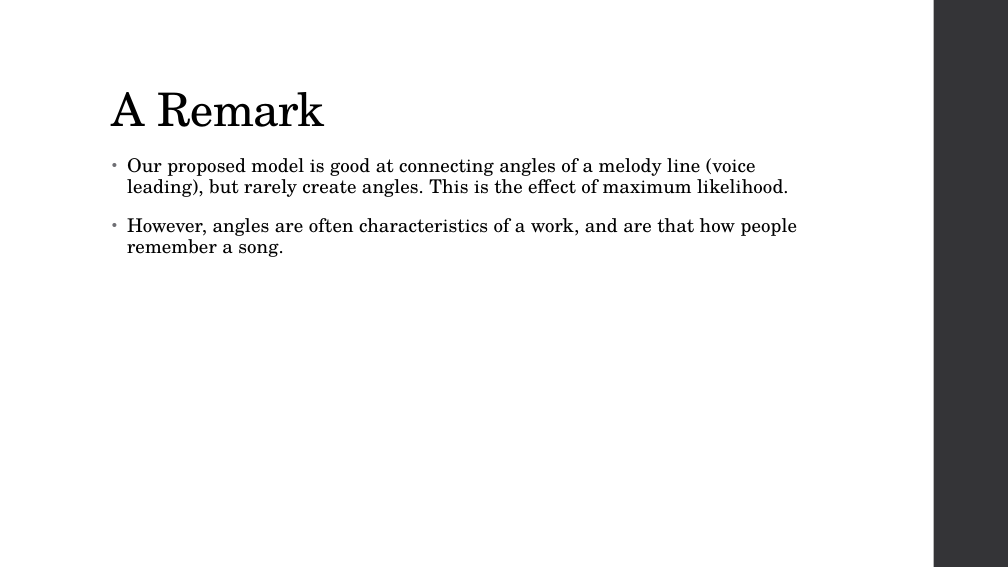
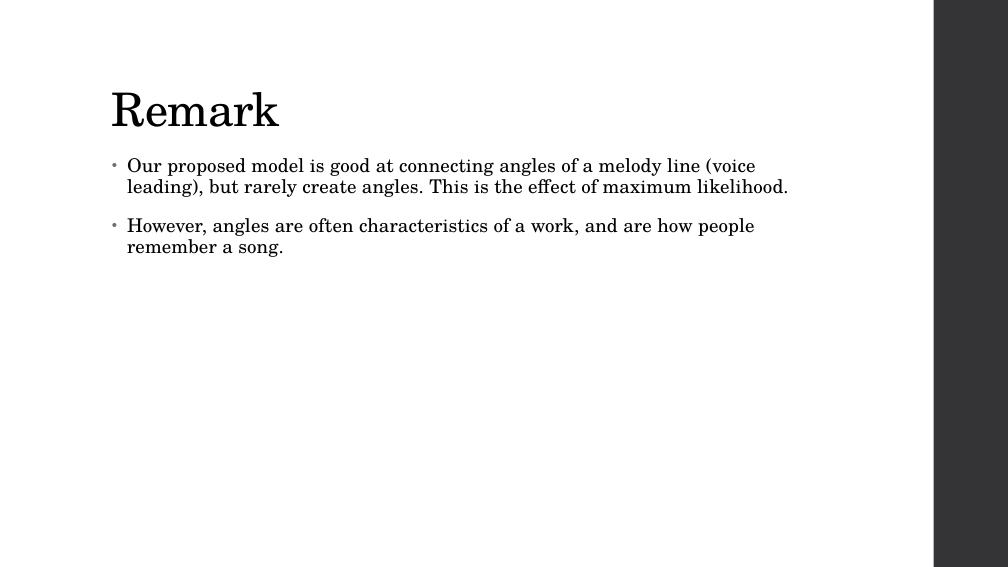
Before and after one commit to Rajon010/MD2016_Final, a slide deck: slide 10 of presentation.pptx. Drawn at 1008x567 pixels with LibreOffice and Linux fonts; fonts in the diff are those of the drawing. Boxes give left, top, right and bottom in pixels: in the first picture for what was removed or moved away, otherwise in the second. Text is boxed around its words. In the diff, an @@ line names an element or a change of style, - is before the commit and + after.

```diff
--- a/presentation.pptx
+++ b/presentation.pptx
@@ title at (112,92,280,127): text changed @@
-A Remark
+Remark
@@ text at (127,218,755,257): text changed @@
-• However, angles are often characteristics of a work, and are that how people remember a song.
+• However, angles are often characteristics of a work, and are how people remember a song.
```
Also in this commit, not shown: 1 other slide changed.
